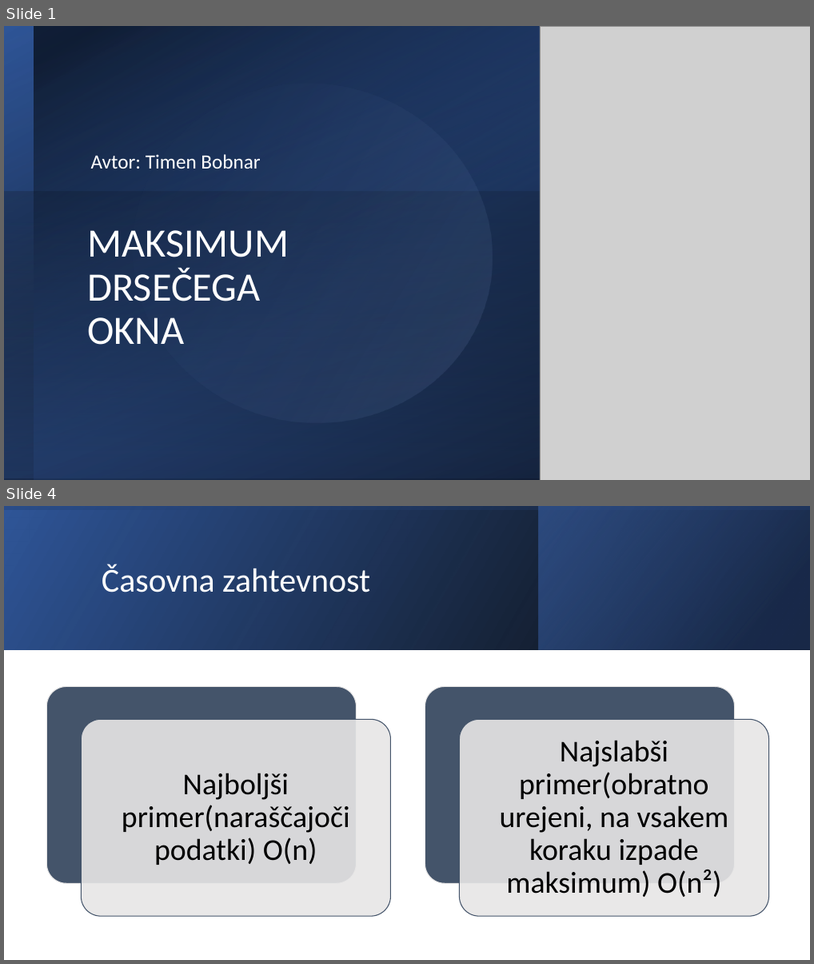
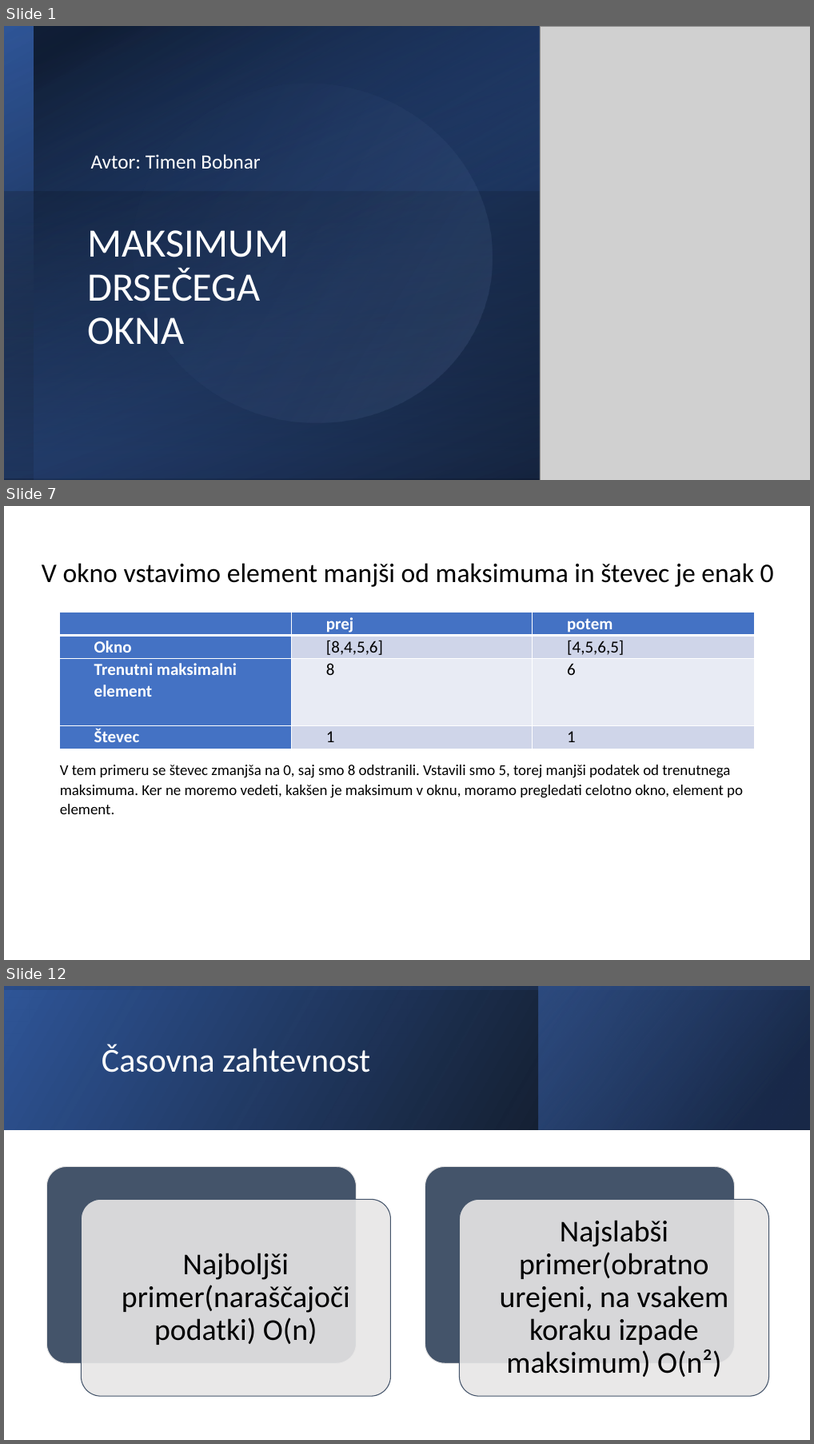
Before and after one commit to timenbob/racunalnistvo1, a slide deck: kratko vpr/MAKSIMUM DRSEČEGA.pptx. Shown one above the other, each under a label of ours: slides 1 and 4 before the commit, slides 1, 7 and 12 after it; the slides between them are not shown. The pictures are 814x964 and 814x1444 pixels, drawn with LibreOffice and Linux fonts; fonts in the diff are those of the drawing; grey boxes stand for pictures. Boxes give left, top, right and bottom in pixels: in the first picture for what was removed or moved away, otherwise in the second. Text is boxed around its words. In the diff, an @@ line names an element or a change of style, - is before the commit and + after.

```diff
--- a/kratko vpr/MAKSIMUM DRSEČEGA.pptx
+++ b/kratko vpr/MAKSIMUM DRSEČEGA.pptx
@@ slide 7 added at (4,506,810,960), background #FFFFFF @@
@@ title added at (42,563,774,587), 32 pt, text #000000 @@
+V okno vstavimo element manjši od maksimuma in števec je enak 0
@@ table added at (60,612,756,748), 4 rows, 3 columns @@
+ | prej | potem
+Okno | [8,4,5,6] | [4,5,6,5]
+Trenutni maksimalni element | 8 | 6
+Števec | 1 | 1
@@ text added at (60,764,743,814), 18 pt, text #000000 @@
+V tem primeru se števec zmanjša na 0, saj smo 8 odstranili. Vstavili smo 5, torej manjši podatek od trenutnega maksimuma. Ker ne moremo vedeti, kakšen je maksimum v oknu, moramo pregledati celotno okno, element po element.
@@ what was slide 4 is now slide 12 @@
```
Also in this commit, not shown: 1 slide changed, 9 other slides added, 2 slides removed, 19 other files.
